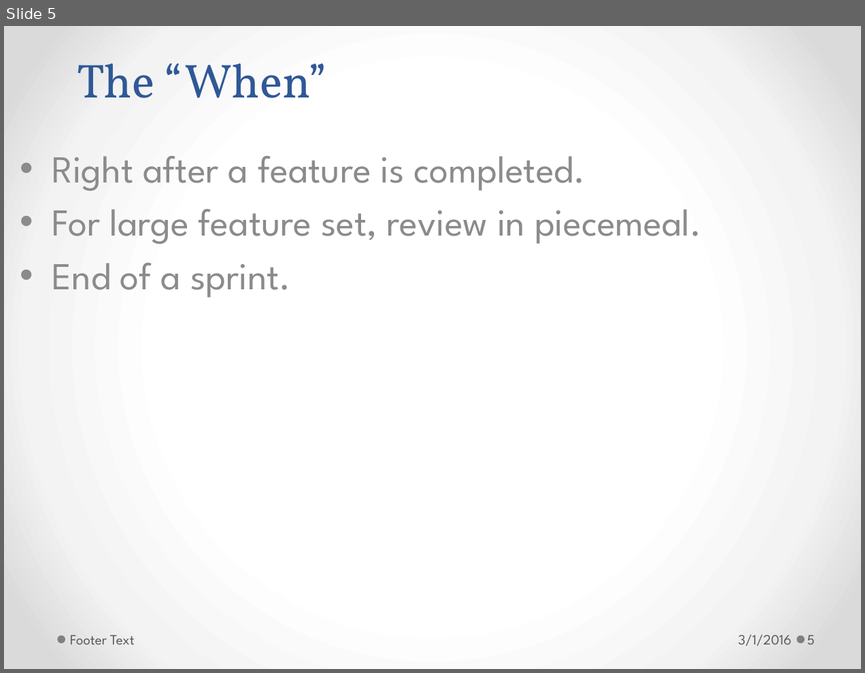
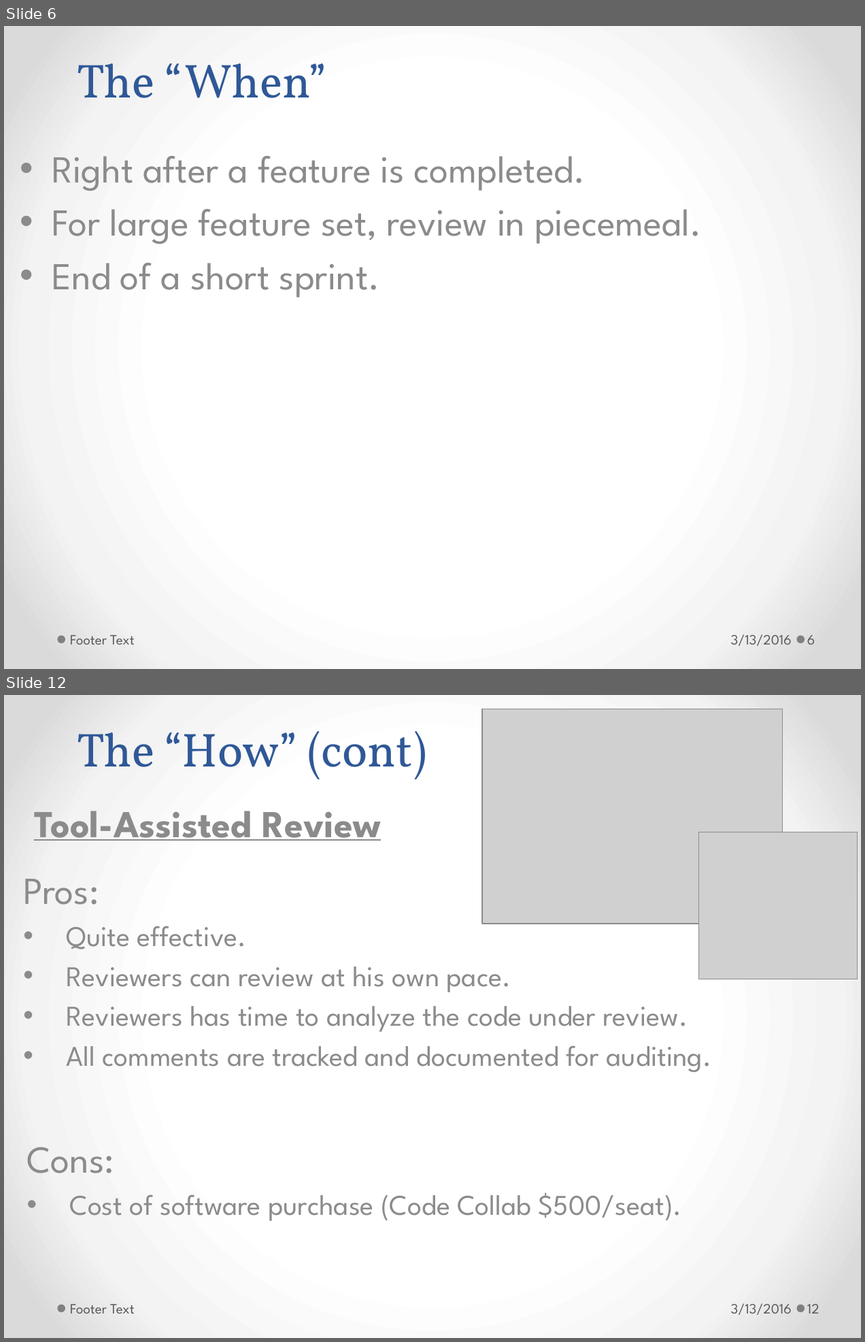
Before and after one commit to h-t-tran/brown, a slide deck: codereview/tech-presentation-effective-codereview.pptx. Shown one above the other, each under a label of ours: slide 5 before the commit, slides 6 and 12 after it; the slides between them are not shown. The pictures are 865x673 and 865x1342 pixels, drawn with LibreOffice and Linux fonts; fonts in the diff are those of the drawing; grey boxes stand for pictures. Boxes give left, top, right and bottom in pixels: in the first picture for what was removed or moved away, otherwise in the second. Text is boxed around its words. In the diff, an @@ line names an element or a change of style, - is before the commit and + after.

Commit message:
update code review slides

```diff
--- a/codereview/tech-presentation-effective-codereview.pptx
+++ b/codereview/tech-presentation-effective-codereview.pptx
@@ slide 12 added at <box>4,695,861,1338</box>, background gradient #FFFFFF to #F4F4F4 to #DADADA; not listed: 2 template elements that a slide beside it also shows @@
@@ picture added at <box>482,709,782,923</box> @@
@@ title added at <box>77,731,426,779</box>, 40 pt, text #2F5897 @@
+The “How” (cont)
@@ subtitle added at <box>34,811,381,841</box>, 32 pt, text #8C8C8C, bold, underline @@
+Tool-Assisted Review
@@ picture added at <box>699,832,857,979</box> @@
@@ text added at <box>23,879,712,1072</box>, 24 pt, text #8C8C8C @@
+Pros:
+• Quite effective.
+• Reviewers can review at his own pace.
+• Reviewers has time to analyze the code under review.
+• All comments are tracked and documented for auditing.
@@ text added at <box>27,1147,682,1221</box>, 24 pt, text #8C8C8C @@
+Cons:
+• Cost of software purchase (Code Collab $500/seat).
@@ text added at <box>70,1304,135,1313</box>, 12 pt, text #595959 @@
+Footer Text
@@ text added at <box>731,1303,791,1314</box>, 12 pt, text #595959 @@
+3/13/2016
@@ page number added at <box>807,1304,819,1313</box>, 12 pt, text #595959 @@
+12
@@ what was slide 5 is now slide 6 @@
@@ slide 6 changed as well @@
@@ subtitle at <box>52,263,380,297</box>: text changed @@
-• End of a sprint.
+• End of a short sprint.
@@ text at <box>731,634,791,645</box>: text changed @@
-3/1/2016
+3/13/2016
@@ page number at <box>807,635,815,644</box>: text changed @@
-5
+6
```
Also in this commit, not shown: 12 other slides changed, 4 other slides added, 2 other files.
